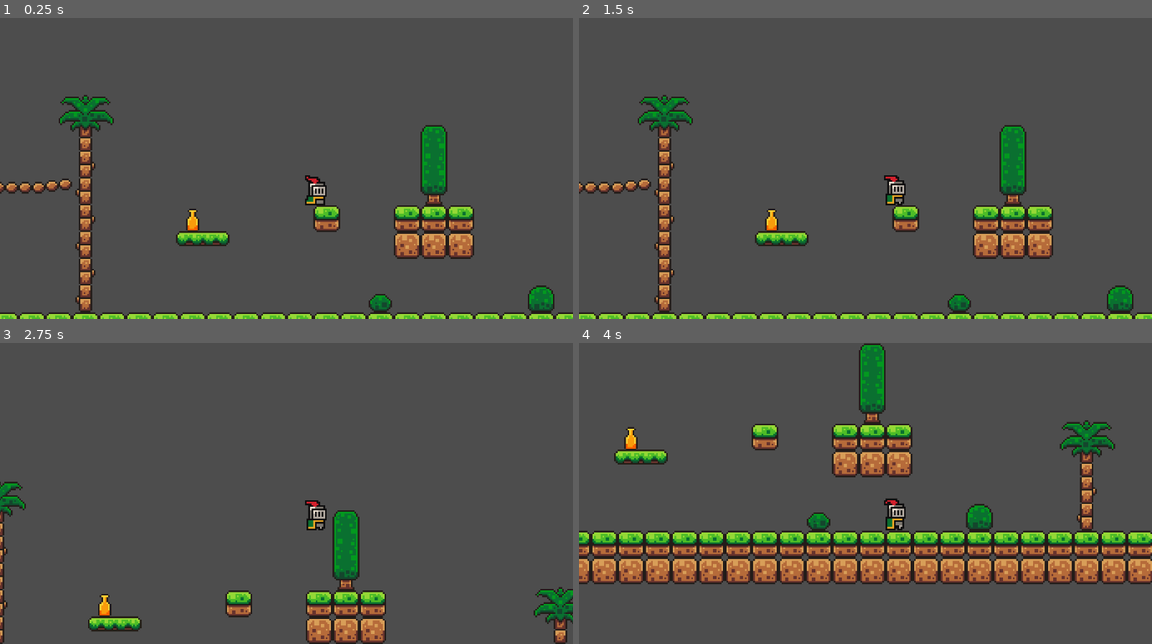
Above: before the commit, frames 1-4 (two rows, left to right).
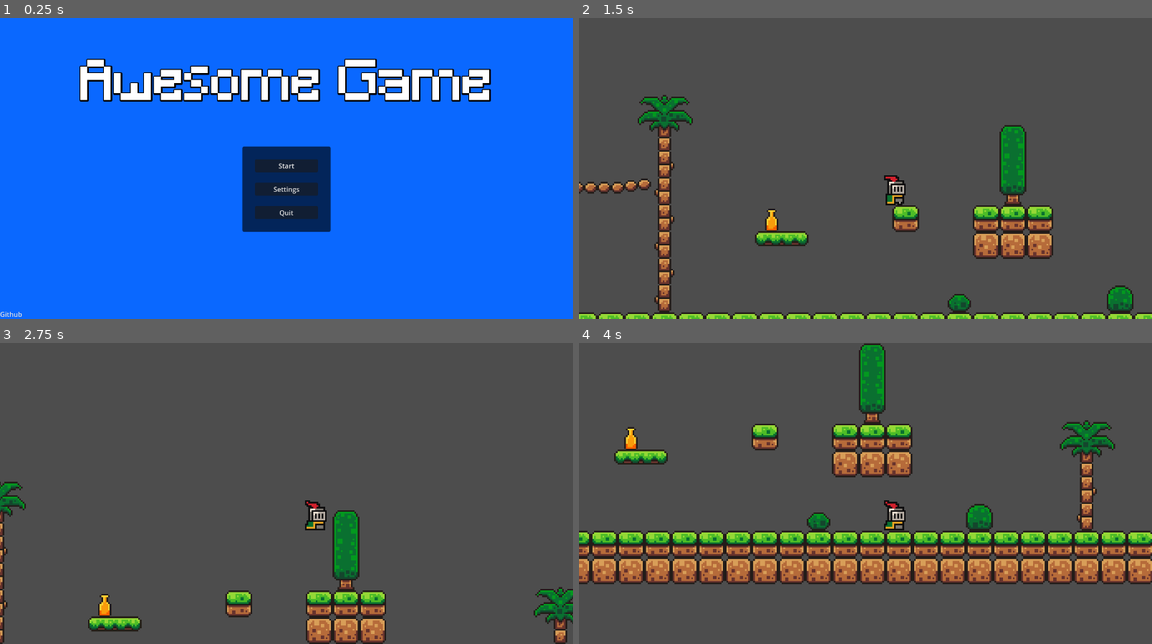
Above: after the commit, the same moments.

Repository: vsaint1/godot-platformer
Game: Godot game, scene res://scenes/main_menu.tscn
Two runs of this game, one before a commit and one after it. Both use one fixed random seed, a clock stepped at 60 frames per second and the inputs below. Before the commit the project starts from res://scenes/main.tscn.
Inputs (mouse positions are in pixels of both pictures, inside the frame that each line leads up to):
- Up to frame 1 (0.25 s): no input
- Up to frame 2 (1.5 s): click (865, 189) at 0.5 s, where only the run after the commit has a clickable "Settings"; click (865, 165) at 1.25 s, where only the run after the commit has a clickable "Start"
- Up to frame 3 (2.75 s): hold D (move_right) from 2.03 s (still down); hold E (interact) from 2.03 s (still down); tap Space (jump) at 2.27 s
- Up to frame 4 (4 s): release E (interact) at 2.78 s; tap Shift (sprint) at 2.85 s; tap Space (jump) at 3.02 s; release D (move_right) at 3.53 s; hold A (move_left) from 3.53 s (still down); hold E (interact) from 3.53 s (still down)

The runs differ from the first frame. In frame 1, 100% of the frame differs, in the area x 0-100%, y 0-100%; in frame 2, nothing differs; in frame 3, 0.2%; in frame 4, 0.2%.

Commit message:
main menu scene ui and script

Diff:
--- a/project.godot
+++ b/project.godot
@@ -15,7 +15,7 @@
 "pt_BR": "Mini plataforma"
 }
 config/description="Godot mini platformer - Brackeys Tut."
-run/main_scene="uid://do8e7138jhjjl"
+run/main_scene="uid://s57mfrwm3lo3"
 config/features=PackedStringArray("4.4", "GL Compatibility")
 config/icon="res://icon.svg"
 
--- a/scenes/main.tscn
+++ b/scenes/main.tscn
@@ -1,7 +1,7 @@
 [gd_scene load_steps=11 format=4 uid="uid://do8e7138jhjjl"]
 
 [ext_resource type="Script" uid="uid://d30vtcusmf8sa" path="res://scripts/main.gd" id="1_o5qli"]
-[ext_resource type="PackedScene" uid="uid://bkj76c8enitkk" path="res://player.tscn" id="2_tbgi4"]
+[ext_resource type="PackedScene" uid="uid://bkj76c8enitkk" path="res://scenes/player.tscn" id="2_tbgi4"]
 [ext_resource type="Texture2D" uid="uid://iixdboyinn51" path="res://assets/platformer/sprites/world_tileset.png" id="4_jyhfs"]
 [ext_resource type="PackedScene" uid="uid://cecb8rnvyg3y3" path="res://scenes/platform.tscn" id="5_tbgi4"]
 [ext_resource type="PackedScene" uid="uid://bbyqosnyuh3kb" path="res://scenes/sign.tscn" id="8_tipki"]
--- /dev/null
+++ b/scenes/main_menu.tscn
@@ -0,0 +1,93 @@
+[gd_scene load_steps=6 format=3 uid="uid://s57mfrwm3lo3"]
+
+[ext_resource type="FontFile" uid="uid://bletugc5ohc7p" path="res://assets/fonts/Minecraft.ttf" id="1_l6cm7"]
+[ext_resource type="Script" uid="uid://qioj5dfuwt1c" path="res://scripts/main_menu.gd" id="1_wu84c"]
+
+[sub_resource type="Theme" id="Theme_vue75"]
+
+[sub_resource type="Theme" id="Theme_l6cm7"]
+
+[sub_resource type="StyleBoxFlat" id="StyleBoxFlat_l6cm7"]
+content_margin_left = 30.0
+content_margin_top = 30.0
+content_margin_right = 30.0
+content_margin_bottom = 30.0
+bg_color = Color(0, 0, 0, 0.113725)
+corner_radius_top_left = 4
+corner_radius_top_right = 4
+corner_radius_bottom_right = 4
+corner_radius_bottom_left = 4
+shadow_size = 1
+
+[node name="MainMenu" type="ColorRect"]
+anchors_preset = 15
+anchor_right = 1.0
+anchor_bottom = 1.0
+grow_horizontal = 2
+grow_vertical = 2
+size_flags_horizontal = 3
+size_flags_vertical = 3
+theme = SubResource("Theme_vue75")
+color = Color(0.0392157, 0.407843, 1, 1)
+script = ExtResource("1_wu84c")
+
+[node name="MarginContainer" type="MarginContainer" parent="."]
+layout_mode = 1
+anchors_preset = 15
+anchor_right = 1.0
+anchor_bottom = 1.0
+grow_horizontal = 2
+grow_vertical = 2
+theme_override_constants/margin_top = 100
+theme_override_constants/margin_bottom = 0
+
+[node name="Source" type="LinkButton" parent="MarginContainer"]
+layout_mode = 2
+size_flags_vertical = 8
+text = "Github"
+underline = 1
+uri = "https://github.com/vsaint1/gd-platformer"
+
+[node name="Label" type="Label" parent="MarginContainer"]
+layout_mode = 2
+size_flags_horizontal = 4
+size_flags_vertical = 0
+theme_override_colors/font_shadow_color = Color(0, 0, 0, 1)
+theme_override_colors/font_outline_color = Color(0, 0, 0, 1)
+theme_override_constants/outline_size = 4
+theme_override_constants/shadow_outline_size = 12
+theme_override_fonts/font = ExtResource("1_l6cm7")
+theme_override_font_sizes/font_size = 128
+text = "Awesome Game"
+
+[node name="PanelContainer" type="PanelContainer" parent="MarginContainer"]
+layout_mode = 2
+size_flags_horizontal = 4
+size_flags_vertical = 4
+size_flags_stretch_ratio = 0.0
+theme = SubResource("Theme_l6cm7")
+theme_override_styles/panel = SubResource("StyleBoxFlat_l6cm7")
+
+[node name="VBoxContainer" type="VBoxContainer" parent="MarginContainer/PanelContainer"]
+custom_minimum_size = Vector2(150, 0)
+layout_mode = 2
+size_flags_horizontal = 4
+size_flags_vertical = 4
+theme_override_constants/separation = 25
+alignment = 1
+
+[node name="Start" type="Button" parent="MarginContainer/PanelContainer/VBoxContainer"]
+layout_mode = 2
+text = "Start"
+
+[node name="Settings" type="Button" parent="MarginContainer/PanelContainer/VBoxContainer"]
+layout_mode = 2
+text = "Settings"
+
+[node name="Quit" type="Button" parent="MarginContainer/PanelContainer/VBoxContainer"]
+layout_mode = 2
+text = "Quit"
+
+[connection signal="pressed" from="MarginContainer/PanelContainer/VBoxContainer/Start" to="." method="_on_start_pressed"]
+[connection signal="pressed" from="MarginContainer/PanelContainer/VBoxContainer/Settings" to="." method="_on_settings_pressed"]
+[connection signal="pressed" from="MarginContainer/PanelContainer/VBoxContainer/Quit" to="." method="_on_quit_pressed"]
--- /dev/null
+++ b/scripts/main_menu.gd
@@ -0,0 +1,12 @@
+extends ColorRect
+
+func _on_start_pressed() -> void:
+	print("staring game")
+	get_tree().change_scene_to_file("res://scenes/main.tscn")
+
+func _on_quit_pressed() -> void:
+	get_tree().quit()
+
+
+func _on_settings_pressed() -> void:
+	pass # Replace with function body.
Binary file added: assets/ui/br.png
Not shown, added: assets/ui/br.png.import
Binary file added: assets/ui/ui-bg.jpg
Not shown, added: assets/ui/ui-bg.jpg.import
Binary file added: assets/ui/us.png
Not shown, added: assets/ui/us.png.import
Renamed: player.tscn -> scenes/player.tscn
Not shown, added: scripts/main_menu.gd.uid
